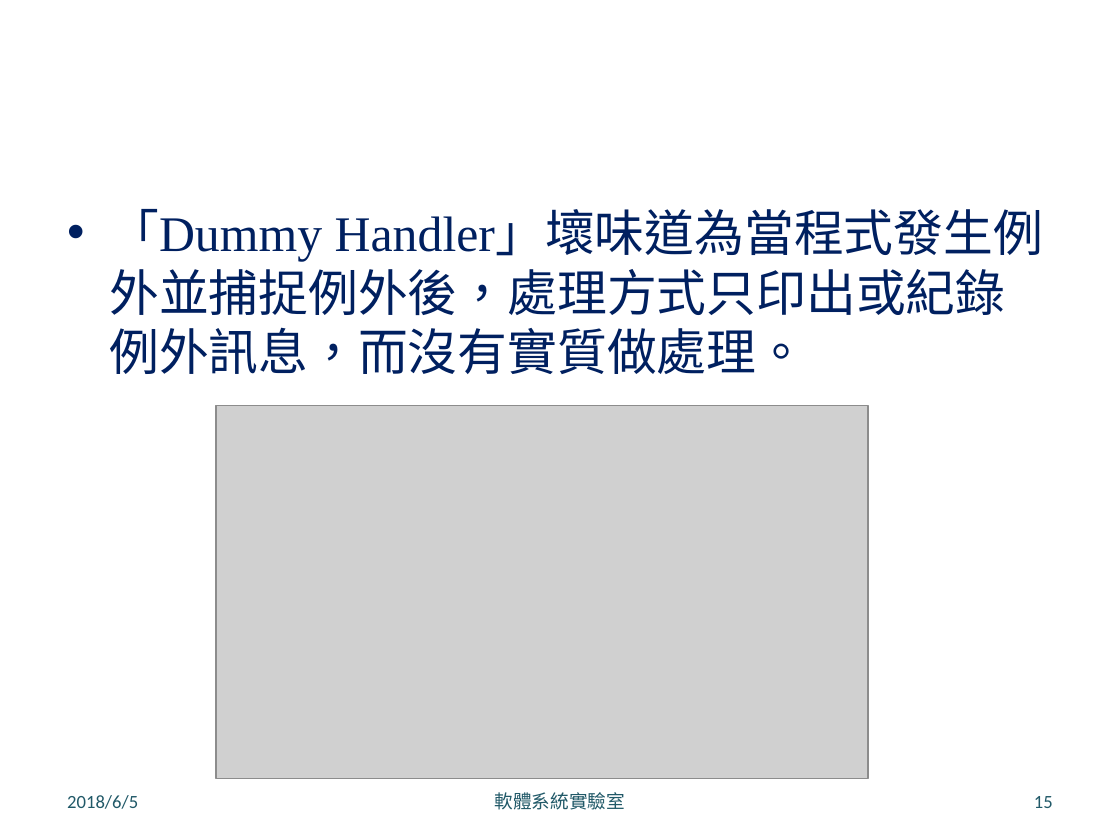
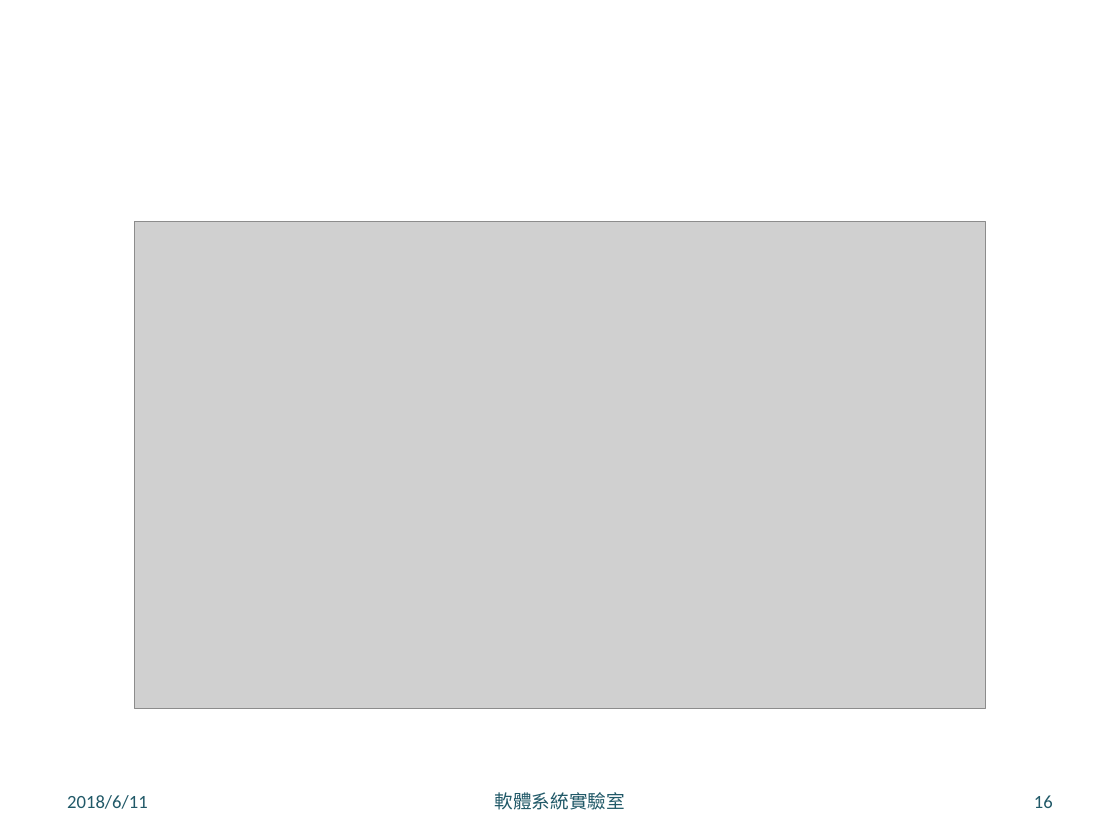
Before and after one commit to LeoLiu1209/Robusta-Thesis, a slide deck: slide 16 of 口試簡報 .pptx (slide 15 before the commit). Drawn at 1120x840 pixels with LibreOffice and Linux fonts; fonts in the diff are those of the drawing; grey boxes stand for pictures; background and template pictures are left out. Boxes give left, top, right and bottom in pixels: in the first picture for what was removed or moved away, otherwise in the second. Text is boxed around its words. In the diff, an @@ line names an element or a change of style, - is before the commit and + after.

```diff
--- a/口試簡報 .pptx
+++ b/口試簡報 .pptx
@@ text removed at (109, 209, 1043, 374) @@
-• 「Dummy Handler」壞味道為當程式發生例外並捕捉例外後，處理方式只印出或紀錄例外訊息，而沒有實質做處理。
@@ picture: place and size @@
-picture at (216, 405, 868, 778)
+picture at (134, 222, 987, 709)
@@ text at (67, 795, 148, 809): text changed @@
-2018/6/5
+2018/6/11
@@ page number at (1034, 795, 1053, 808): text changed @@
-15
+16
```
Also in this commit, not shown: 18 other slides changed, 5 slides added, 9 other files.
